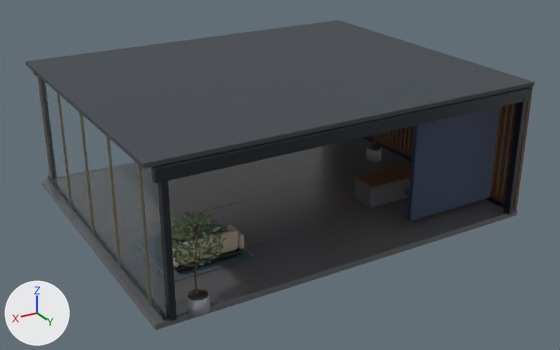
Before and after pictures for a commit that changed the glTF model gabriel-portfolio/public/models/environment-0.glb.
Camera for both pictures: a 50 mm camera at (16.2, 28.0, 14.8) aimed at (0.1, 1.1, 1.4). Arrows for +X, +Y and +Z are at lower left; the lights stay in place. The picture after the commit comes second. Vertices at exactly the same position are counted once.

In view in the first picture: 'Continuous floor slab'.
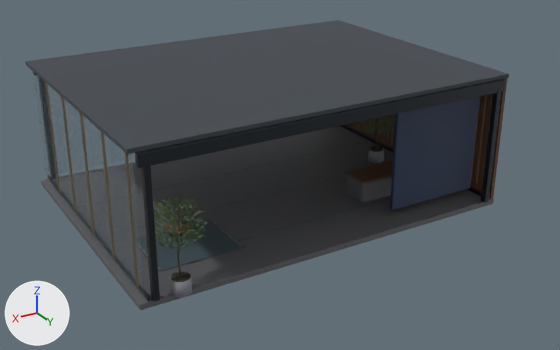
Changed parts and their boxes [x1, y1, x2, y2] in the pictures (560 x 350 px; the box of a moved part takes in the faces that stretch with it):
'Continuous floor slab', surface changed, reshaped, moved, rescaled (6% shorter)
    before: [25, 20, 535, 330]
    after: [25, 20, 509, 310]
part 1 of me_cube_001, moved or reshaped
    before: [41, 137, 517, 330]
    after: [41, 126, 494, 310]
part 2 of me_cube_001, moved or reshaped
    before: [354, 179, 410, 208]
    after: [346, 175, 392, 203]
part 3 of me_cube_001, moved or reshaped
    before: [157, 160, 407, 223]
    after: [138, 141, 368, 194]
part 4 of me_cube_001, moved or reshaped
    before: [363, 136, 504, 208]
    after: [341, 125, 482, 196]
part 5 of me_cube_001, moved or reshaped
    before: [160, 309, 166, 321]
    after: [144, 290, 150, 301]
part 6 of me_cube_001, moved or reshaped (not visible afterwards)
    before: [503, 96, 528, 215]
part 7 of me_cube_001, moved or reshaped
    before: [151, 88, 531, 183]
    after: [135, 79, 505, 168]
part 8 of me_cube_001, moved or reshaped (not visible before)
    after: [481, 88, 502, 202]
part 9 of me_cube_001, moved or reshaped
    before: [158, 175, 177, 321]
    after: [141, 160, 160, 302]
part 10 of me_cube_001, moved or reshaped
    before: [369, 87, 533, 211]
    after: [346, 78, 507, 199]
part 11 of me_cube_001, rebuilt (10% shorter)
    before: [25, 20, 535, 169]
    after: [25, 20, 509, 154]
part 12 of me_cube_001, rebuilt
    before: [352, 162, 411, 189]
    after: [345, 160, 393, 184]
part 13 of me_cube_001, rebuilt (mostly hidden afterwards)
    before: [495, 105, 508, 194]
    after: [471, 99, 480, 180]
part 14 of me_cube_001, deleted
    before: [31, 70, 500, 318]
part 15 of me_cube_001, cut back
    before: [171, 104, 514, 301]
    after: [31, 70, 493, 299]

Diff of the bpy script that builds the scene:
```diff
--- a/gabriel-portfolio/public/models/environment-0.glb.py
+++ b/gabriel-portfolio/public/models/environment-0.glb.py
@@ mat_honed_graphite_limestone @@
 mat_honed_graphite_limestone = bpy.data.materials.new('Honed graphite limestone')
-# nodes: BsdfPrincipled, OutputMaterial, TexImage
+# nodes: BsdfPrincipled, Math, NormalMap, OutputMaterial, SeparateColor, TexImage x3
+# uses the picture img_honed_graphite_limestone_micro_normal
+# uses the picture img_honed_graphite_limestone_roughness
 # uses the picture img_honed_graphite_limestone_surface
@@ me_cube_001 @@
 # used by ob_continuous_floor_slab; location = (0.0, 0.44, 2.76); scale = (8.5, 8.5, 8.5)
-me_cube_001.from_pydata(...)  # 9478 vertices, 13358 faces; spans x -1.0..1.0, y -0.9..0.9, z -0.36..0.36
+me_cube_001.from_pydata(...)  # 8272 vertices, 11028 faces; spans x -0.99..0.99, y -1.0..1.0, z -0.35..0.35
+# me_cube_001 part 1: the loose piece of 24 vertices spanning x -1.0..1.0, y -0.88..0.77, z -0.36..-0.33 is scaled about the mesh origin by (0.986, 1.11, 0.985)
+# me_cube_001 part 2: the loose piece of 96 vertices spanning x -0.8..-0.35, y 0.22..0.38, z -0.32..-0.21 is scaled about its middle by (0.986, 1.23, 0.986), then moved by (0.01, 0.08, 0.0)
+# me_cube_001 part 3: the loose piece of 8 vertices spanning x -0.96..0.96, y -0.05, z -0.33 is scaled about its middle by (0.986, 0.875, 1.14), then moved by (0.0, -0.38, 0.0)
+# me_cube_001 part 4: the loose piece of 24 vertices spanning x -0.96..-0.95, y -0.88..0.77, z -0.32..-0.3 is scaled about the mesh origin by (0.985, 1.11, 0.984)
+# me_cube_001 part 5: the loose piece of 24 vertices spanning x 0.95..0.96, y -0.88..0.77, z -0.32..-0.3 is scaled about the mesh origin by (0.985, 1.11, 0.984)
+# me_cube_001 part 6: the loose piece of 96 vertices spanning x -0.94..-0.92, y 0.75..0.79, z -0.32..0.3 is moved by (0.01, -1.75, 0.0)
+# me_cube_001 part 7: the loose piece of 96 vertices spanning x -0.96..0.96, y 0.75..0.79, z 0.28..0.33 is scaled about its middle by 0.986, then moved by (0.0, 0.08, 0.0)
+# me_cube_001 part 8: the loose piece of 96 vertices spanning x -0.9, y 0.62..0.63, z -0.26..0.22 is scaled about its middle by (7.73, 11.3, 1.29), then moved by (-0.02, 0.22, 0.01), in mat_blackened_steel (dark grey #2f353a)
+# me_cube_001 part 9: the loose piece of 96 vertices spanning x 0.92..0.94, y 0.75..0.79, z -0.32..0.3 is moved by (-0.01, 0.08, 0.0)
+# me_cube_001 part 10: the loose piece of 96 vertices spanning x -0.99..-0.97, y -0.88..0.77, z -0.32..0.33 is scaled about the mesh origin by (0.986, 1.11, 0.986)
+# me_cube_001 part 11: the loose piece of 96 vertices spanning x -1.0..1.0, y -0.88..0.77, z 0.34..0.36 is rebuilt with 96 vertices and now spans x -0.99..0.99, y -0.98..0.85, z 0.33..0.35
+# me_cube_001 part 12: the loose piece of 80 vertices spanning x -0.81..-0.34, y 0.22..0.38, z -0.21..-0.2 is rebuilt with 80 vertices and now spans x -0.8..-0.34, y 0.28..0.48, z -0.2..-0.19
+# me_cube_001 part 13: the loose piece of 24 vertices spanning x -0.97..-0.96, y 0.65, z -0.27..0.3 is rebuilt with 24 vertices and now spans x -0.96..-0.94, y 0.66..0.67, z -0.27..0.3
+# me_cube_001 part 14: 652 loose pieces with 5562 vertices, spanning x -0.97..0.98, y -0.87..0.9, z -0.32..0.34, are deleted
+# me_cube_001 part 15: 169 vertices moved within x -0.96..0.91, y -0.45..0.88, z -0.27..0.3; 1476 vertices removed from x -0.97..0.92, y -0.9..0.9, z -0.32..0.34; 5832 vertices added at x -0.96..0.96, y -0.99..1.0, z -0.32..0.33
+# other edits to the shape of me_cube_001 do not show in these pictures
 me_cube_001.materials.append(mat_honed_graphite_limestone)
@@ ob_continuous_floor_slab @@
 ob_continuous_floor_slab = bpy.data.objects.new('Continuous floor slab', me_cube_001)
-ob_continuous_floor_slab.location = (0.0, 0.44, 2.76)
-ob_continuous_floor_slab.scale = (8.5, 8.5, 8.5)
+ob_continuous_floor_slab.location = (0.0, -0.24, 2.76)
+ob_continuous_floor_slab.scale = (8.62, 6.89, 8.62)
```
